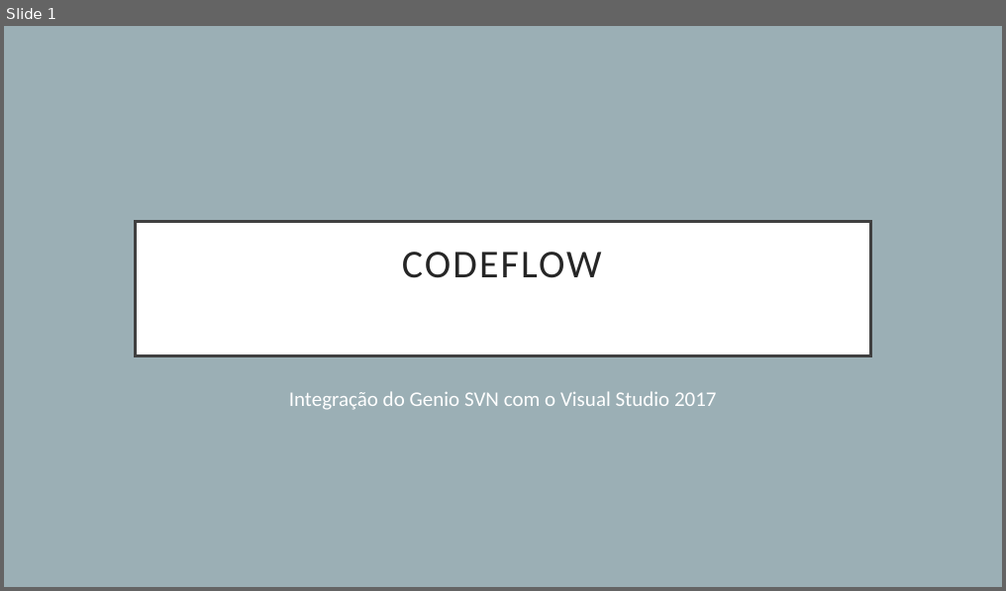
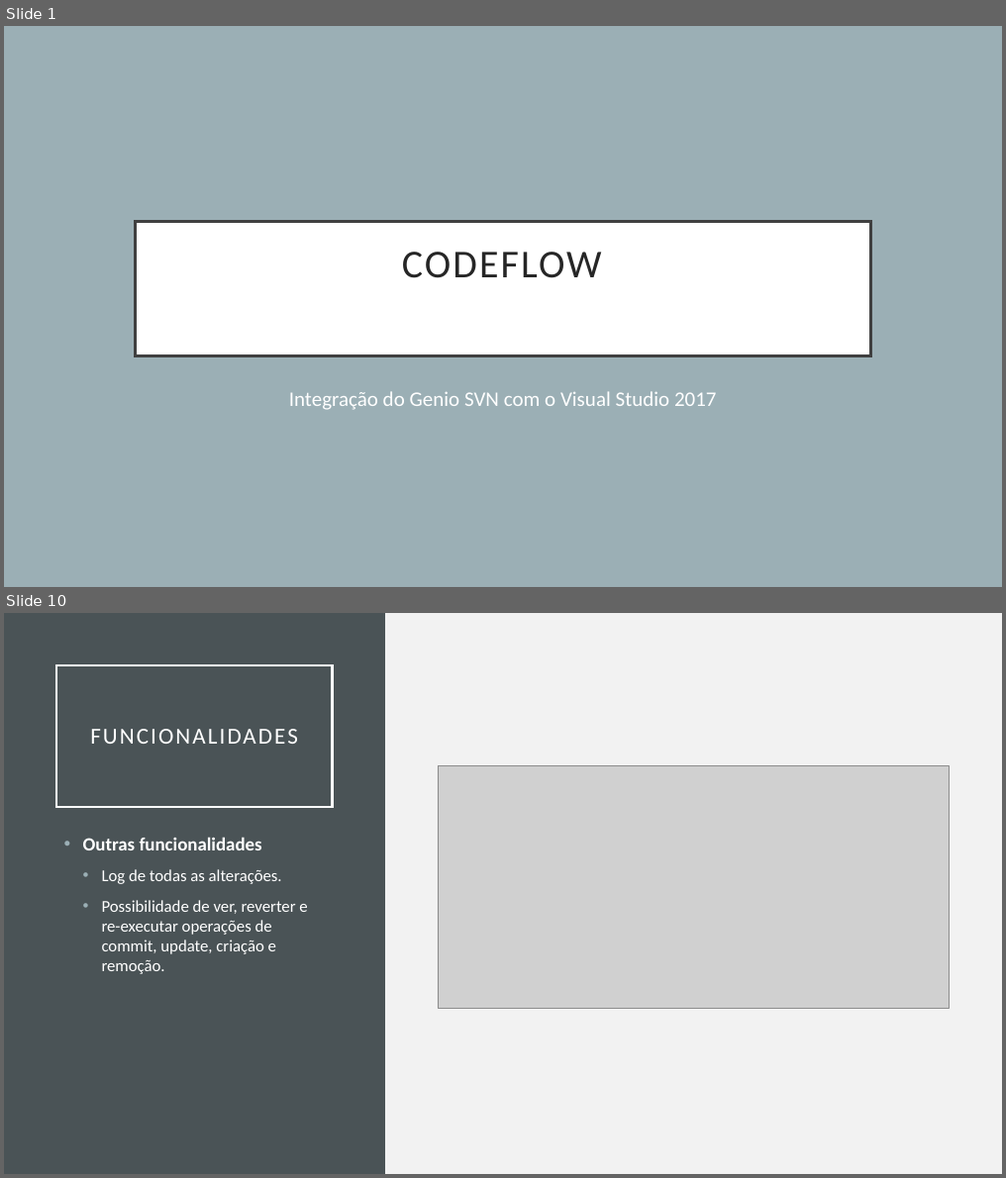
Before and after one commit to tparreira93/CodeFlow, a slide deck: ManualCode/Apresentacao/CodeFlow.pptx. Shown one above the other, each under a label of ours: slide 1 before the commit, slides 1 and 10 after it; the slides between them are not shown. The pictures are 1006x591 and 1006x1178 pixels, drawn with LibreOffice and Linux fonts; fonts in the diff are those of the drawing; grey boxes stand for pictures. Boxes give left, top, right and bottom in pixels: in the first picture for what was removed or moved away, otherwise in the second. Text is boxed around its words. In the diff, an @@ line names an element or a change of style, - is before the commit and + after.

```diff
--- a/ManualCode/Apresentacao/CodeFlow.pptx
+++ b/ManualCode/Apresentacao/CodeFlow.pptx
@@ slide 10 added at (x1=4, y1=613, x2=1002, y2=1174), background #F2F2F2 @@
@@ rectangle added at (x1=4, y1=613, x2=385, y2=1174), fill #4A5356 @@
@@ title added at (x1=56, y1=665, x2=332, y2=807), outline #FFFFFF 2.5 pt, 22 pt, text #FFFFFF @@
+FUNCIONALIDADES
@@ picture added at (x1=438, y1=766, x2=949, y2=1008) @@
@@ text added at (x1=83, y1=837, x2=307, y2=974), 16 pt, text #FFFFFF @@
+• Outras funcionalidades
+  • Log de todas as alterações.
+  • Possibilidade de ver, reverter e re-executar operações de commit, update, criação e remoção.
```
Also in this commit, not shown: 6 slides changed, 4 other slides added, 5 other files.
